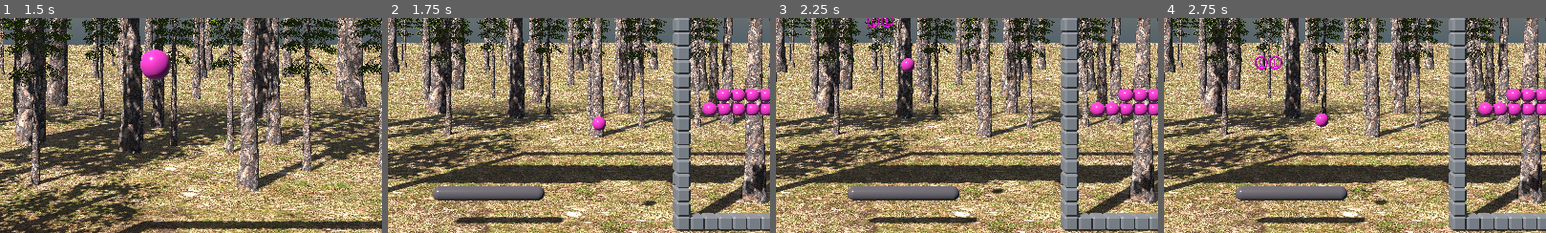
Above: before the commit, frames 1-4 (left to right).
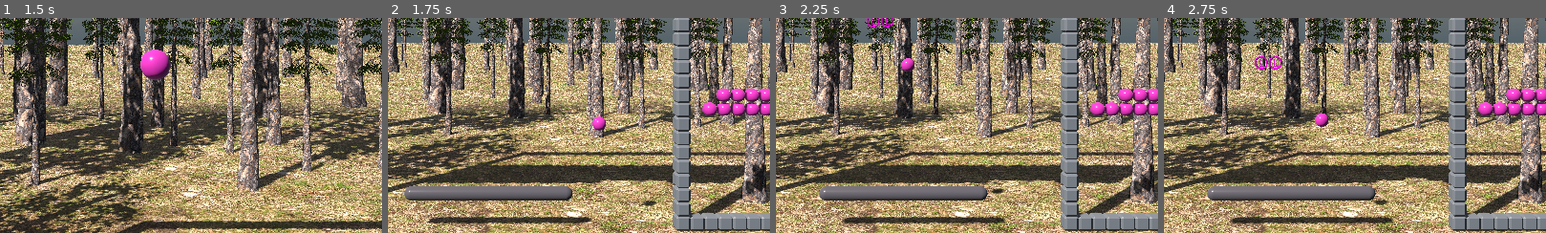
Above: after the commit, the same moments.

Repository: Chaduke/paddles_balls_blocks_walls
Game: Godot game, scene res://scenes/main.tscn
Two runs of this game, one before a commit and one after it. Both use one fixed random seed, a clock stepped at 60 frames per second and the inputs below.
Inputs (mouse positions are % of the whole screen's width and height, from its top left):
- Up to frame 1 (1.5 s): move the mouse to (55, 50) at 0.52 s; right-click (55, 50) at 0.6 s; move the mouse to (45, 50) at 1.27 s; click (45, 50) at 1.35 s
- Up to frame 2 (1.75 s): no input
- Up to frame 3 (2.25 s): tap Enter at 2 s; move the mouse to (52, 48) at 2.02 s; right-click (52, 48) at 2.1 s
- Up to frame 4 (2.75 s): no input
The pictures show only the part of the screen within x 34-84%, y 50-100%; the shares and areas given below are measured in that part.

Frame 1 is identical in both runs. In frame 2, 1.5% of the frame differs, in the area x 4-54%, y 78-96%; in frame 3, 1.5%; in frame 4, 1.5%.

Commit message:
Pickup Items Grower and Shrinker are now functional.

Diff:
--- a/scenes/paddle.tscn
+++ b/scenes/paddle.tscn
@@ -1,16 +1,27 @@
-[gd_scene load_steps=4 format=3 uid="uid://dkpskgpuqpts5"]
+[gd_scene load_steps=5 format=3 uid="uid://dkpskgpuqpts5"]
 
 [ext_resource type="Script" path="res://scripts/paddle.gd" id="1_fl6gt"]
-[ext_resource type="PackedScene" uid="uid://d0bof3qelmwxm" path="res://assets/models/paddle_8m.glb" id="1_u4tox"]
 
 [sub_resource type="BoxShape3D" id="BoxShape3D_3mtfs"]
 size = Vector3(8, 1, 1)
+
+[sub_resource type="StandardMaterial3D" id="StandardMaterial3D_iama7"]
+albedo_color = Color(0.451218, 0.474722, 0.445297, 1)
+metallic = 0.14
+metallic_specular = 0.07
+roughness = 0.2
+
+[sub_resource type="CapsuleMesh" id="CapsuleMesh_4odvo"]
+material = SubResource("StandardMaterial3D_iama7")
+height = 8.0
 
 [node name="paddle" type="CharacterBody3D"]
 collision_layer = 2
 script = ExtResource("1_fl6gt")
 
-[node name="paddle_8m" parent="." instance=ExtResource("1_u4tox")]
-
 [node name="CollisionShape3D" type="CollisionShape3D" parent="."]
 shape = SubResource("BoxShape3D_3mtfs")
+
+[node name="MeshInstance3D" type="MeshInstance3D" parent="."]
+transform = Transform3D(-4.37114e-08, -1, 0, 1, -4.37114e-08, 0, 0, 0, 1, 0, 0, 0)
+mesh = SubResource("CapsuleMesh_4odvo")
--- a/scripts/paddle.gd
+++ b/scripts/paddle.gd
@@ -1,9 +1,49 @@
 extends CharacterBody3D
+@onready var mesh_instance_3d = $MeshInstance3D
 
-# Called when the node enters the scene tree for the first time.
+@export var paddle_models = {
+	4: preload("res://assets/models/paddle_4m.glb"),
+	8: preload("res://assets/models/paddle_8m.glb"),
+	12: preload("res://assets/models/paddle_12m.glb"),
+	16: preload("res://assets/models/paddle_16m.glb"),
+	20: preload("res://assets/models/paddle_20m.glb"),
+	24: preload("res://assets/models/paddle_24m.glb"),
+	28: preload("res://assets/models/paddle_28m.glb")
+	}
+
+var current_size = 12
+var left_bounds
+var right_bounds
+@onready var collision_shape_3d = $CollisionShape3D
+
 func _ready():
-	#print("Hello from paddle!")
-	pass
+	update_paddle_model(current_size)
+
+func update_paddle_model(size):
+	if paddle_models.has(size):
+		if mesh_instance_3d:
+			mesh_instance_3d.queue_free()
+		mesh_instance_3d = paddle_models[size].instantiate()
+		add_child(mesh_instance_3d)
+		mesh_instance_3d.name="MeshInstance3D"
+		collision_shape_3d.shape.extents.x = size / 2.0
+		collision_shape_3d.shape.extents.y = 0.5
+		collision_shape_3d.shape.extents.z = 0.5
+		@warning_ignore("integer_division")
+		left_bounds = -18.5 + current_size / 2
+		@warning_ignore("integer_division")
+		right_bounds = 12 - current_size / 2
+
+func grow_paddle():
+	if current_size < 28:
+		current_size += 4
+		update_paddle_model(current_size)
+
+func shrink_paddle():
+	if current_size > 4:
+		current_size -= 4
+		update_paddle_model(current_size)
+
 # Called every frame. 'delta' is the elapsed time since the previous frame.
 func _process(_delta):
 	if Input.is_action_pressed("swing_paddle"):
@@ -16,10 +56,10 @@
 			position.y +=0.3
 			if position.y > 2.5:
 				position.y = 2.5
-var new_position
+
 func _input(event):
 	if event is InputEventMouseMotion:
-		new_position = position.x + event.relative.x * 0.02
-		if new_position < -14.5: new_position =-14.5
-		if new_position > 8: new_position = 8
+		var new_position = position.x + event.relative.x * 0.02
+		if new_position < left_bounds: new_position = left_bounds
+		if new_position > right_bounds : new_position = right_bounds
 		position.x = new_position
--- a/scripts/pickup_item.gd
+++ b/scripts/pickup_item.gd
@@ -67,9 +67,12 @@
 					target_position = Vector3(15,13,-37)
 				elif slot == 4:
 					target_position = Vector3(18,13,-37)
+				var paddle=get_tree().root.get_child(1).get_node("paddle")
 				if item_type == "Grower":
 					# change the paddle size if possible
-					pass
+					paddle.grow_paddle()
+				elif item_type == "Shrinker":
+					paddle.shrink_paddle()
 			else:
 				queue_free()
 	else:
